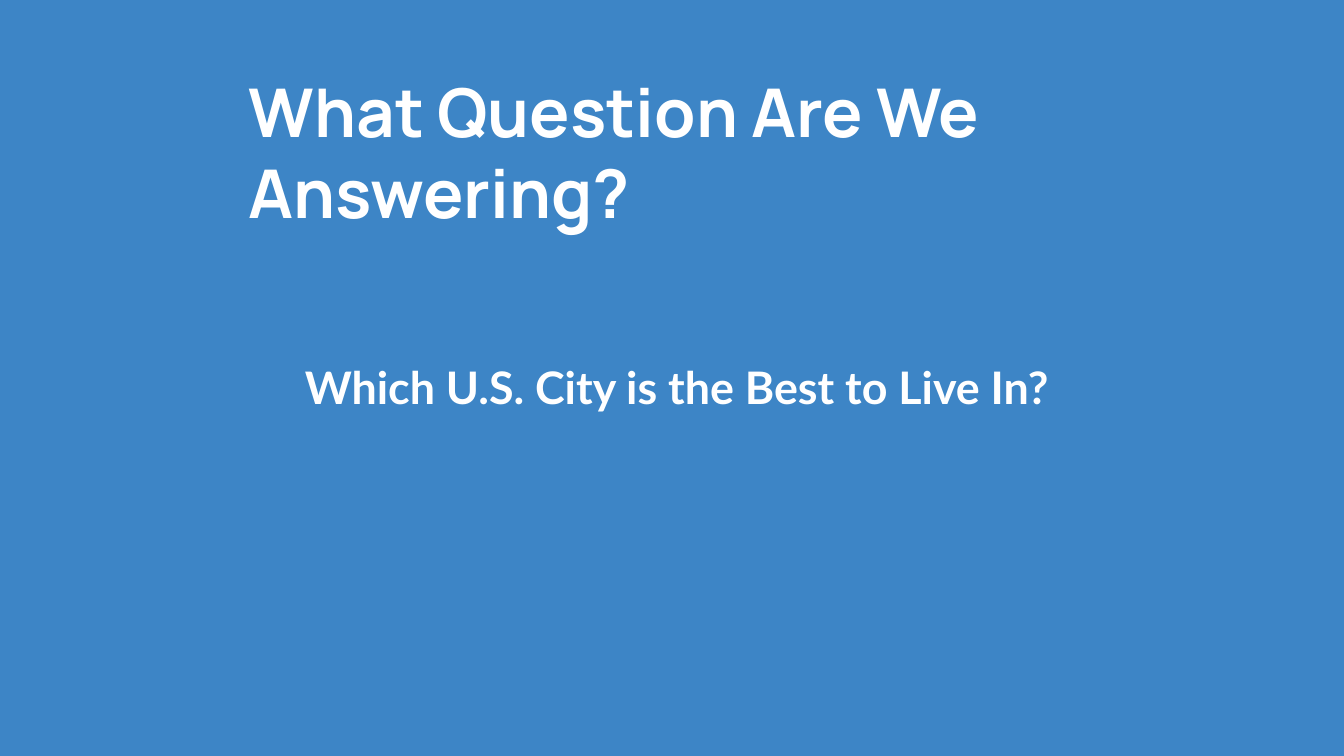
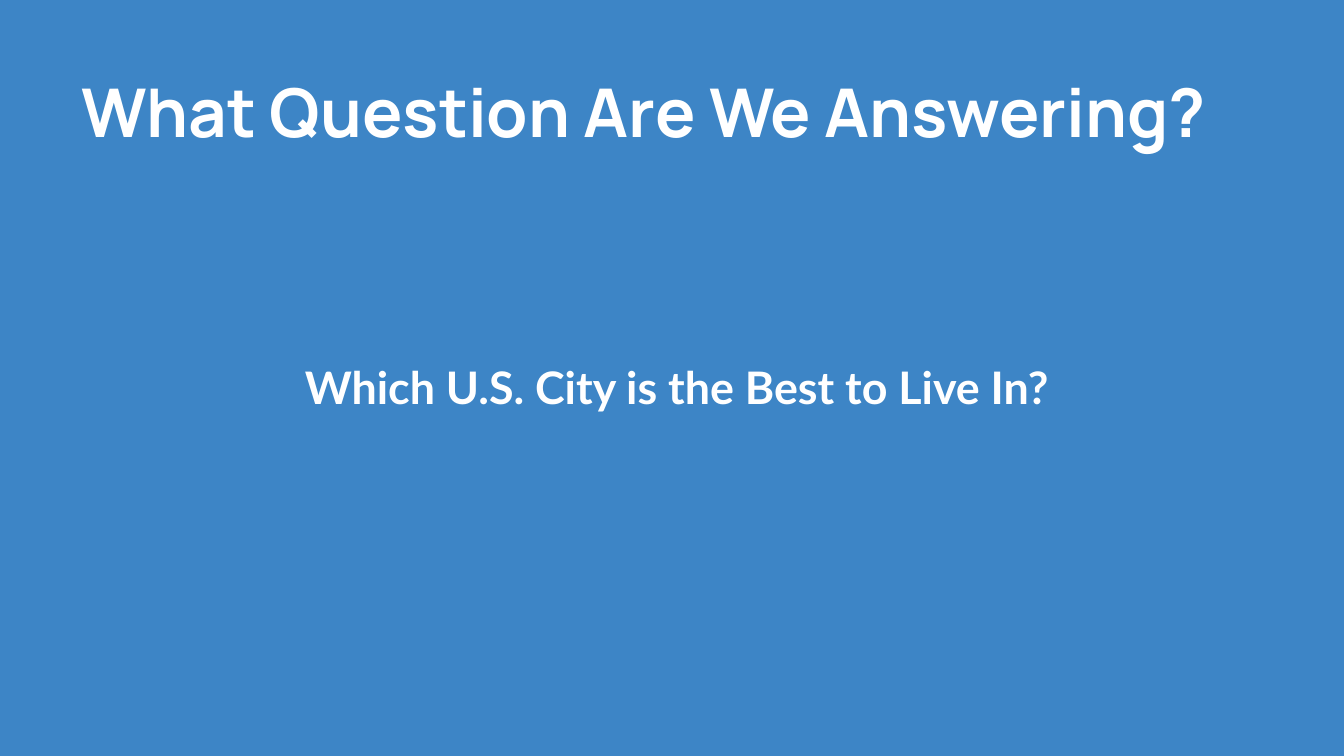
Before and after one commit to CPrince20/Homies, a slide deck: slide 2 of Homies City Collection.pptx. Drawn at 1344x756 pixels with LibreOffice and Linux fonts; fonts in the diff are those of the drawing. Boxes give left, top, right and bottom in pixels: in the first picture for what was removed or moved away, otherwise in the second. Text is boxed around its words. In the diff, an @@ line names an element or a change of style, - is before the commit and + after.

```diff
--- a/Homies City Collection.pptx
+++ b/Homies City Collection.pptx
@@ text "What Question Are We Answering?" rewrapped from <box>249,87,979,235</box> to <box>81,87,1205,154</box> @@
```
Also in this commit, not shown: 9 other slides changed, 1 other file.
